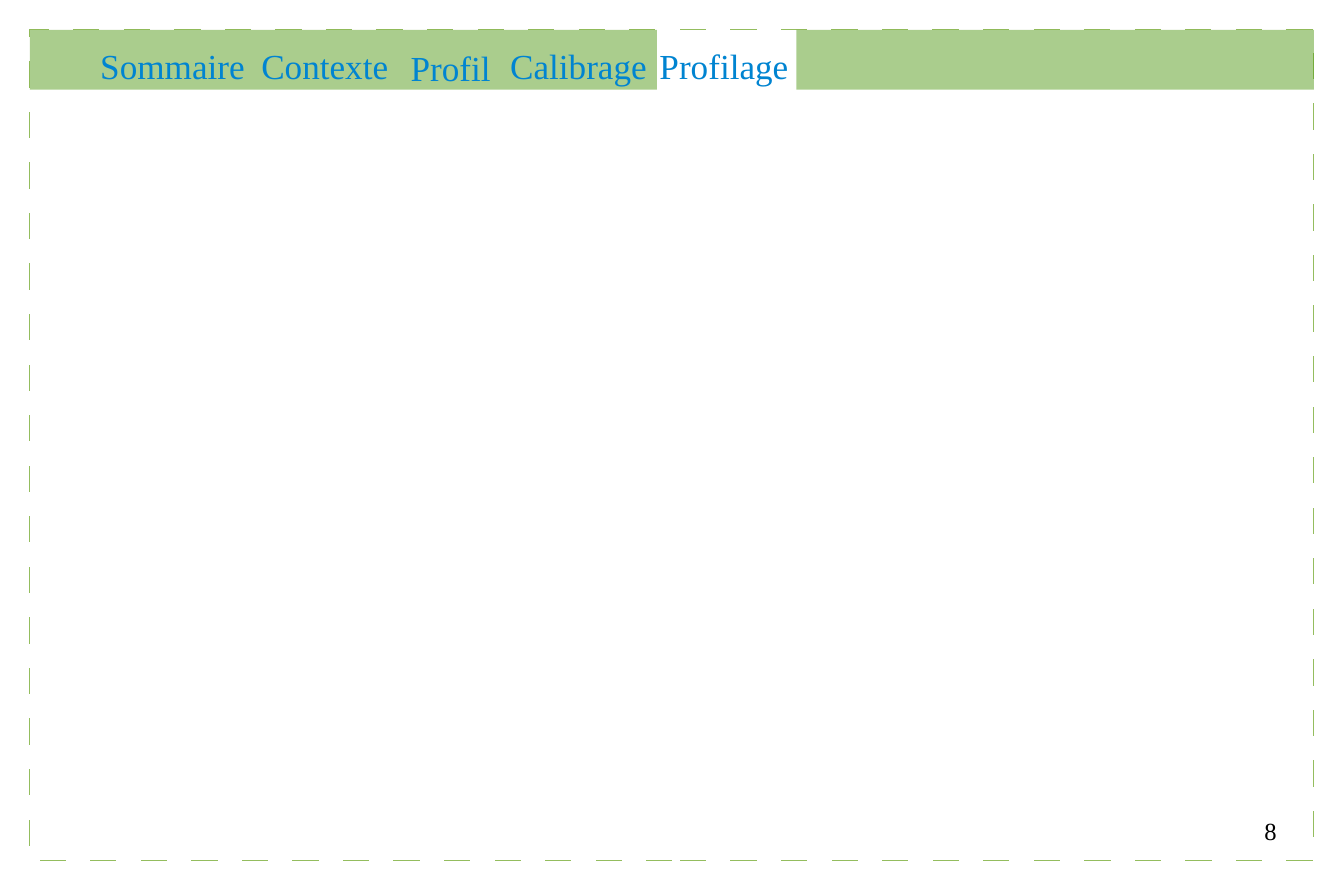
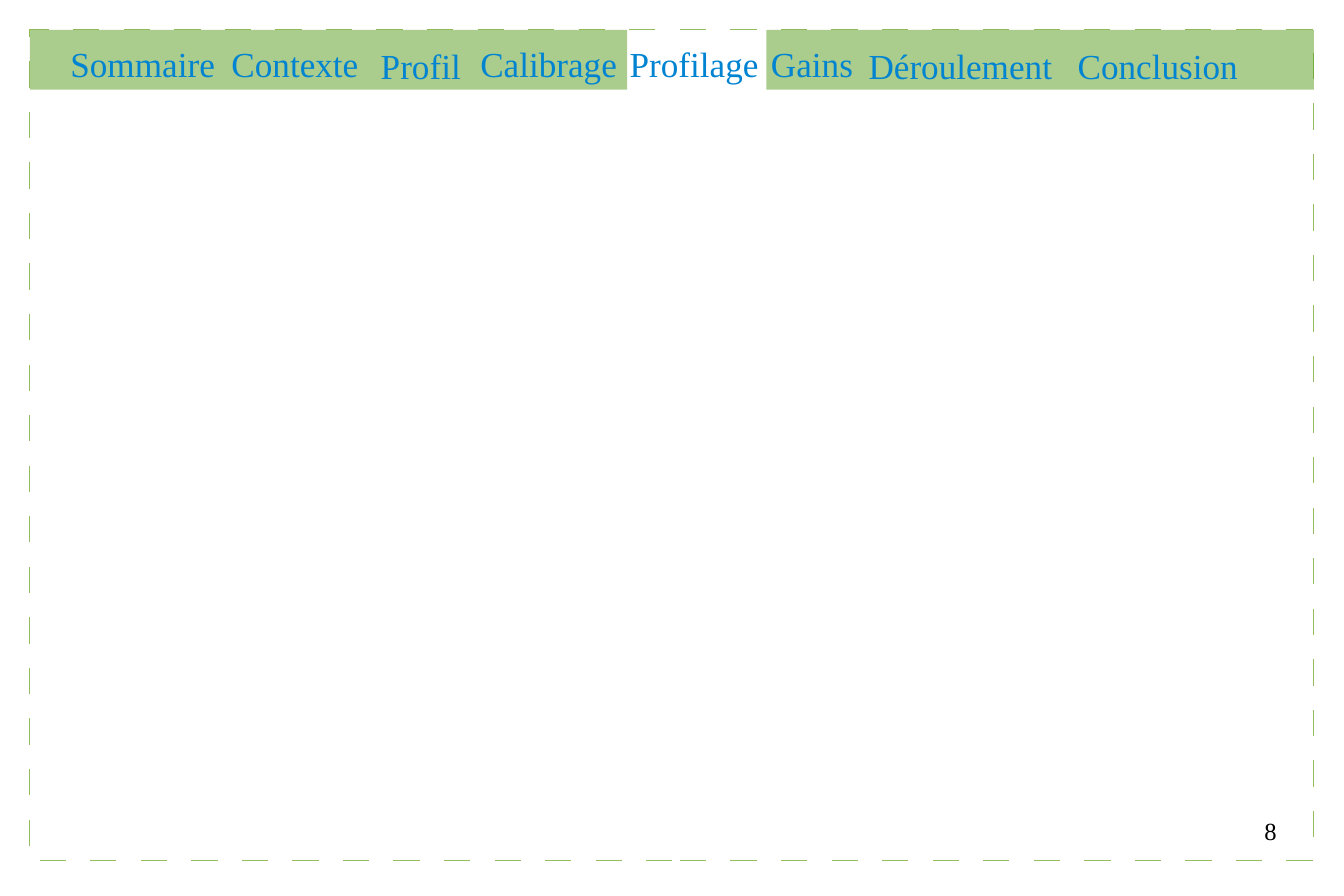
Before and after one commit to Gouga34/TERM1_Poker, a slide deck: slide 8 of Soutenance/presentation.odp. Drawn at 1344x896 pixels with LibreOffice and Linux fonts; fonts in the diff are those of the drawing. Boxes give left, top, right and bottom in pixels: in the first picture for what was removed or moved away, otherwise in the second. Text is boxed around its words. In the diff, an @@ line names an element or a change of style, - is before the commit and + after.

```diff
--- a/Soutenance/presentation.odp
+++ b/Soutenance/presentation.odp
@@ rectangle: place and size @@
-rectangle at (30,30,657,90)
+rectangle at (30,30,627,90)
@@ 3 texts: place and size @@
-3 texts at (100,55,491,82)
+3 texts at (70,53,461,80)
@@ text "Calibrage": place and size @@
-text "Calibrage" at (510,54,647,86)
+text "Calibrage" at (480,52,617,84)
@@ text "Profilage": place and size @@
-text "Profilage" at (659,54,788,86)
+text "Profilage" at (630,52,759,84)
@@ rectangle: place and size @@
-rectangle at (797,30,1314,90)
+rectangle at (766,30,1314,90)
@@ text added at (771,53,853,78), 20 pt, text #0084D1 @@
+Gains
@@ text added at (869,54,1053,80), 20 pt, text #0084D1 @@
+Déroulement
@@ text added at (1078,54,1238,80), 20 pt, text #0084D1 @@
+Conclusion
```
Also in this commit, not shown: 9 other slides changed.
